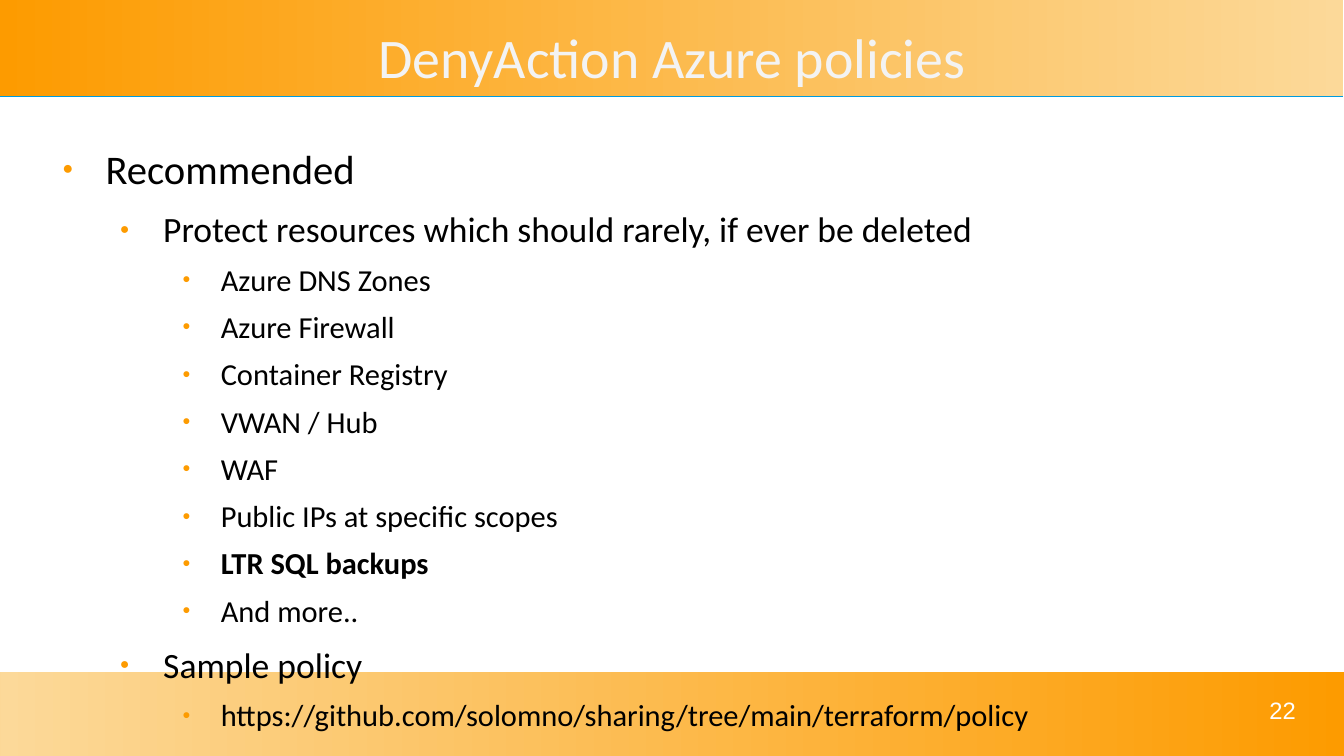
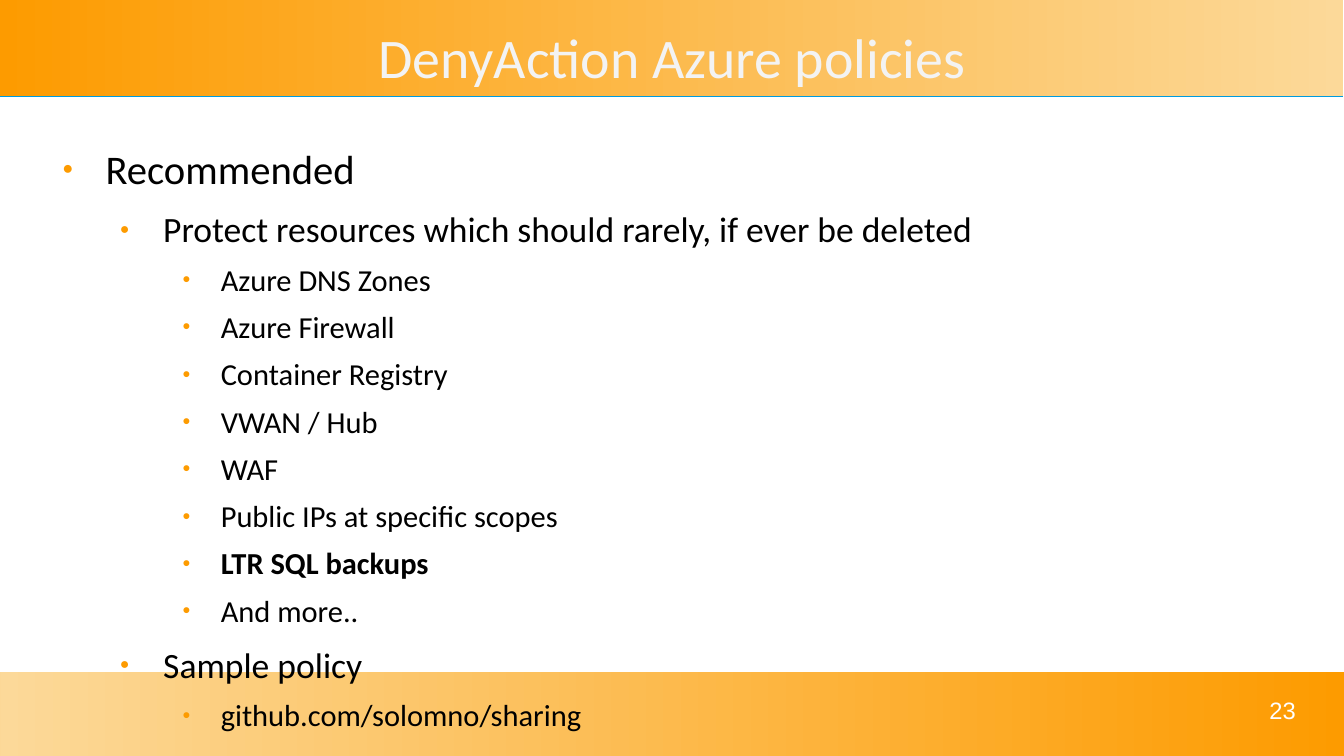
Before and after one commit to solomson/solom.tech, a slide deck: slide 23 of assets/talks/reducing-azure-risk.odp (slide 22 before the commit). Drawn at 1344x756 pixels with LibreOffice and Linux fonts; fonts in the diff are those of the drawing. Boxes give left, top, right and bottom in pixels: in the first picture for what was removed or moved away, otherwise in the second. Text is boxed around its words. In the diff, an @@ line names an element or a change of style, - is before the commit and + after.

```diff
--- a/assets/talks/reducing-azure-risk.odp
+++ b/assets/talks/reducing-azure-risk.odp
@@ text at (x1=221, y1=705, x2=581, y2=732): text changed @@
-    ● https://github.com/solomno/sharing/tree/main/terraform/policy
+    ● github.com/solomno/sharing
@@ page number at (x1=1269, y1=702, x2=1295, y2=720): text changed @@
-22
+23
```
Also in this commit, not shown: 6 other slides changed, 1 slide added, 1 other file.
